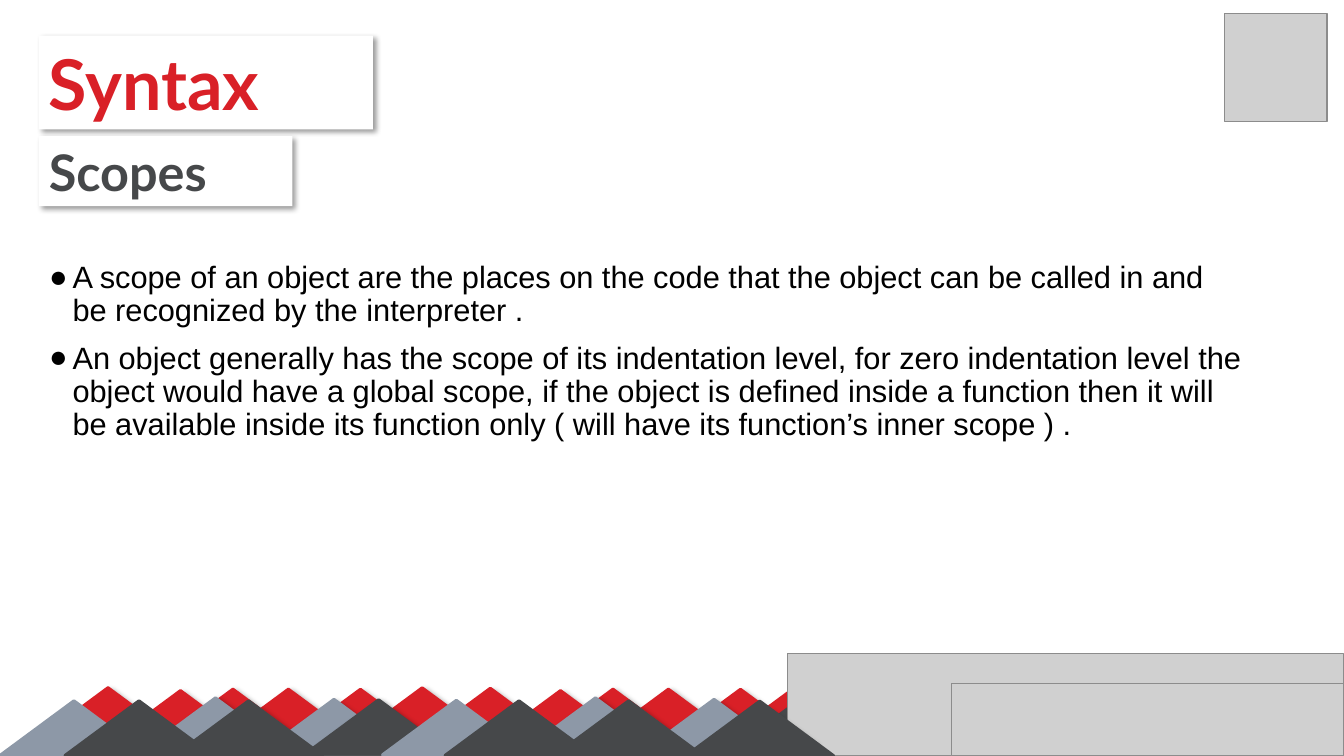
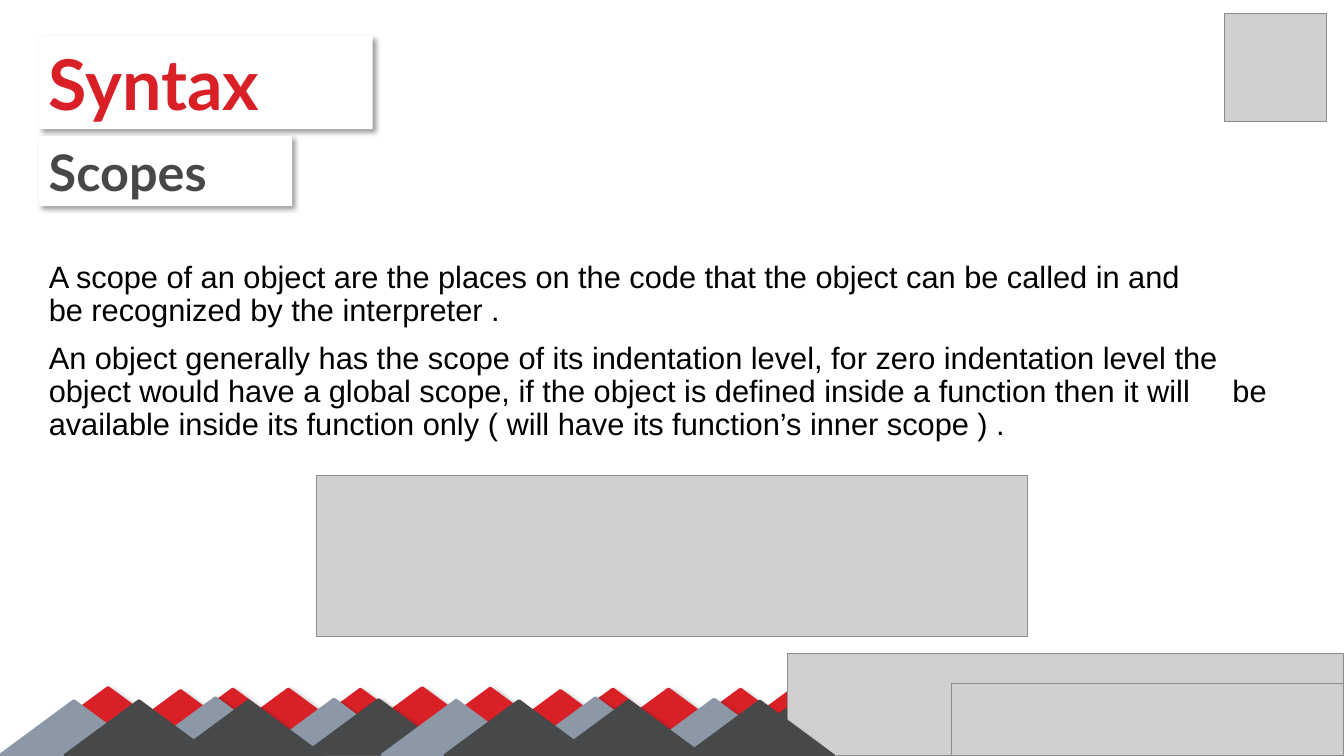
Before and after one commit to SalmaGira/machine-learning-workshop-Kvector, a slide deck: slide 13 of Sessions/Session 1/python-omar/python.pptx. Drawn at 1344x756 pixels with LibreOffice and Linux fonts; fonts in the diff are those of the drawing; grey boxes stand for pictures. Boxes give left, top, right and bottom in pixels: in the first picture for what was removed or moved away, otherwise in the second. Text is boxed around its words. In the diff, an @@ line names an element or a change of style, - is before the commit and + after.

```diff
--- a/Sessions/Session 1/python-omar/python.pptx
+++ b/Sessions/Session 1/python-omar/python.pptx
@@ text "A scope of an object ..." at <box>49,265,1266,441</box>: bullet ● to none @@
@@ picture added at <box>317,476,1028,637</box> @@
```
Also in this commit, not shown: 7 other slides changed.
